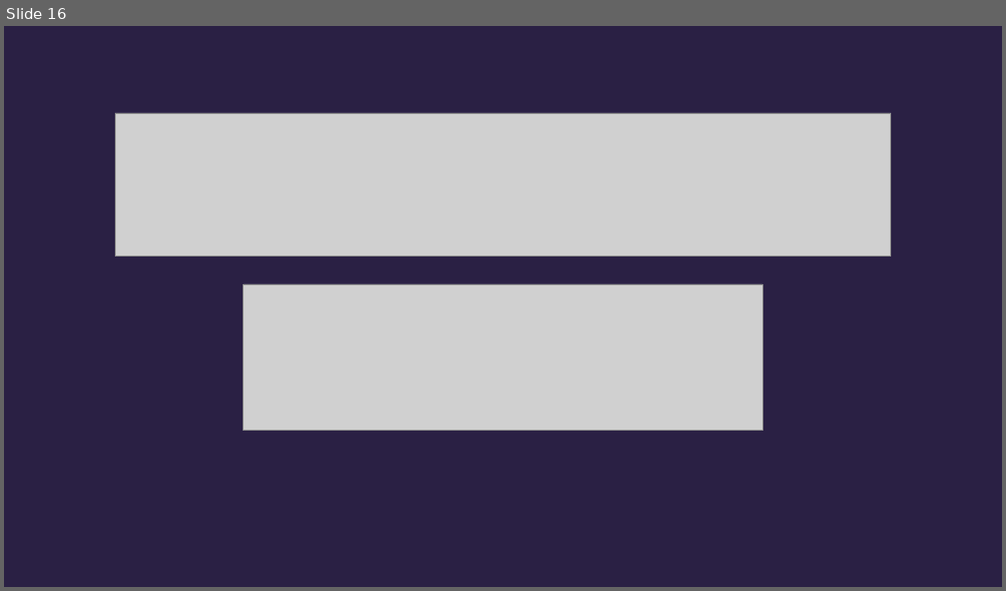
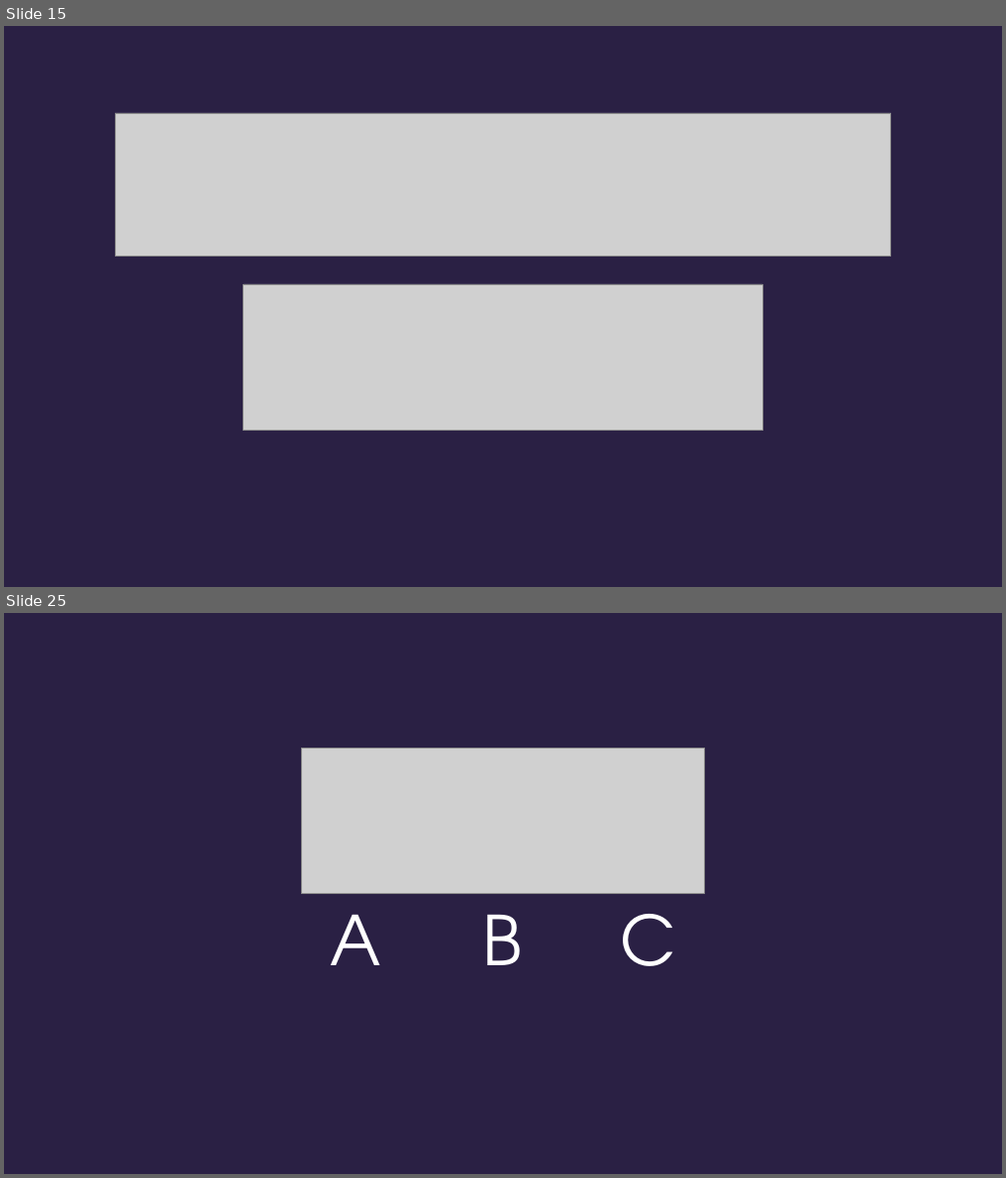
Before and after one commit to asynkron/website, a slide deck: media/retro.pptx. Shown one above the other, each under a label of ours: slide 16 before the commit, slides 15 and 25 after it; the slides between them are not shown. The pictures are 1006x591 and 1006x1178 pixels, drawn with LibreOffice and Linux fonts; fonts in the diff are those of the drawing; grey boxes stand for pictures. Boxes give left, top, right and bottom in pixels: in the first picture for what was removed or moved away, otherwise in the second. Text is boxed around its words. In the diff, an @@ line names an element or a change of style, - is before the commit and + after.

```diff
--- a/media/retro.pptx
+++ b/media/retro.pptx
@@ slide 25 added at (x1=4, y1=613, x2=1002, y2=1174), background #2A2044 @@
@@ picture added at (x1=301, y1=748, x2=705, y2=894) @@
@@ text added at (x1=331, y1=914, x2=381, y2=965), 66 pt, text #FFFFFF @@
+A
@@ text added at (x1=482, y1=914, x2=522, y2=965), 66 pt, text #FFFFFF @@
+B
@@ text added at (x1=621, y1=914, x2=676, y2=966), 66 pt, text #FFFFFF @@
+C
@@ what was slide 16 is now slide 15 @@
```
Also in this commit, not shown: 7 slides changed, 16 other slides added, 11 slides removed, 5 other files.
